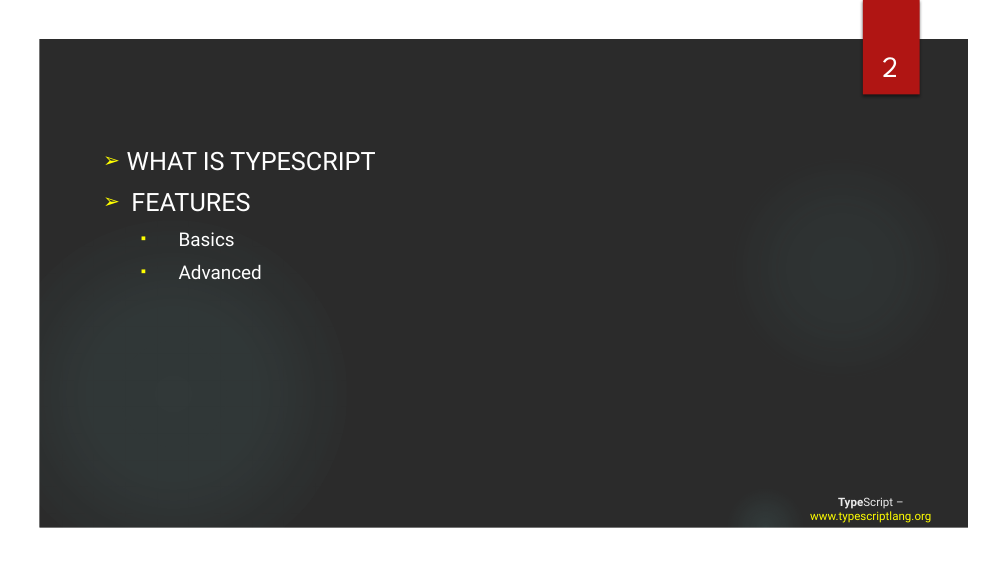
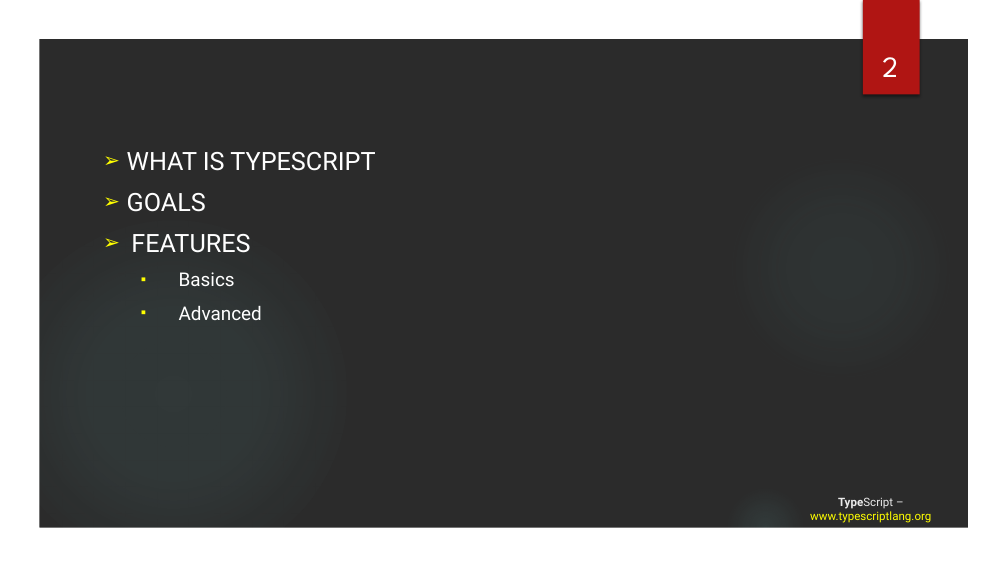
Before and after one commit to tainhx/SSFE, a slide deck: slide 2 of TypeScript.pptx. Drawn at 1008x567 pixels with LibreOffice and Linux fonts; fonts in the diff are those of the drawing; background and template pictures are left out; a plain dark background stands for a picture behind light text. Boxes give left, top, right and bottom in pixels: in the first picture for what was removed or moved away, otherwise in the second. Text is boxed around its words. In the diff, an @@ line names an element or a change of style, - is before the commit and + after.

```diff
--- a/TypeScript.pptx
+++ b/TypeScript.pptx
@@ subtitle at (x1=127, y1=193, x2=206, y2=212): paragraph added @@
+➢ GOALS
```
Also in this commit, not shown: 5 other slides changed, 5 slides added, 5 other files.
